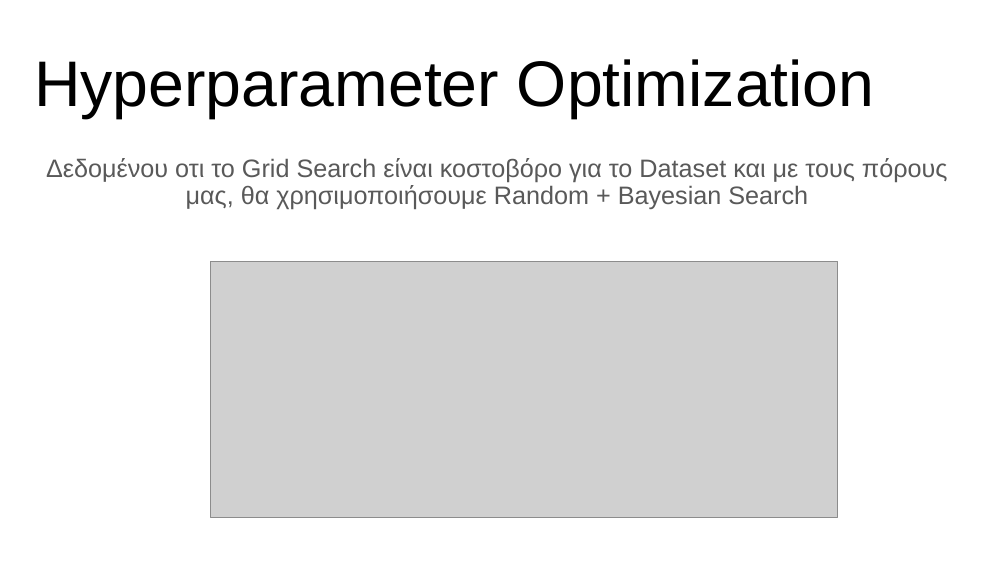
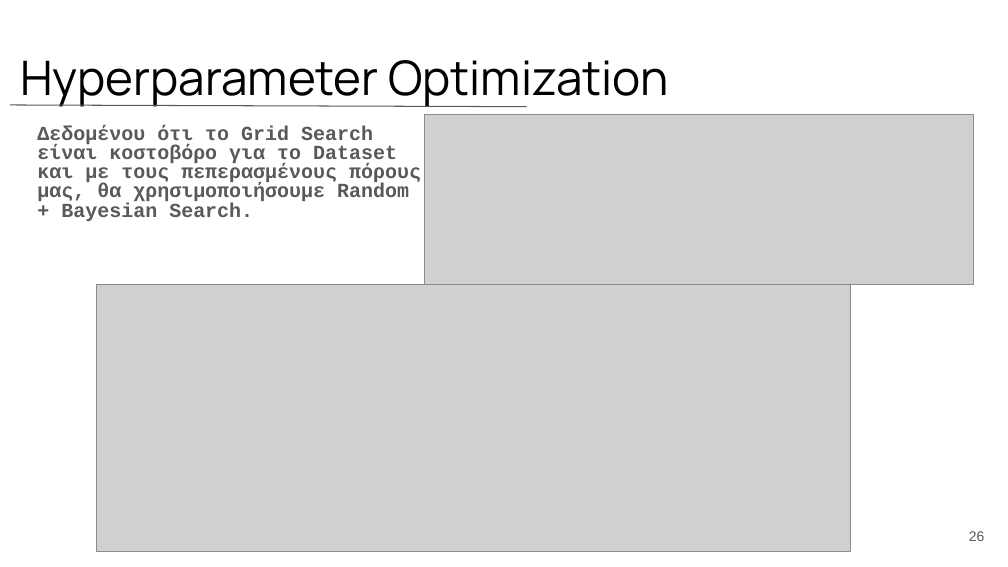
Before and after one commit to MwkosP/Mining-Intelligence, a slide deck: slide 26 of Thesis_Presentation_Panagiotis_Mokos.pptx (slide 32 before the commit). Drawn at 1008x567 pixels with LibreOffice and Linux fonts; fonts in the diff are those of the drawing; grey boxes stand for pictures. Boxes give left, top, right and bottom in pixels: in the first picture for what was removed or moved away, otherwise in the second. Text is boxed around its words. In the diff, an @@ line names an element or a change of style, - is before the commit and + after.

```diff
--- a/Thesis_Presentation_Panagiotis_Mokos.pptx
+++ b/Thesis_Presentation_Panagiotis_Mokos.pptx
@@ title "Hyperparameter Optimization": place and size @@
-title "Hyperparameter Optimization" at bbox=[34, 59, 875, 118]
+title "Hyperparameter Optimization" at bbox=[20, 60, 669, 107]
@@ title "Hyperparameter Optimization" at bbox=[20, 60, 669, 107]: size 46 to 34 pt, font Arial to Manrope @@
@@ line added from (10, 105) to (526, 107), #595959 0.75 pt @@
@@ picture added at bbox=[424, 115, 974, 285] @@
@@ subtitle at bbox=[37, 126, 421, 221]: text changed; size 18 to 14.3 pt; font Arial to Courier New; bold on @@
-Δεδομένου οτι το Grid Search είναι κοστοβόρο για το Dataset και με τους πόρους μας, θα χρησιμοποιήσουμε Random + Bayesian Search
+Δεδομένου ότι το Grid Search είναι κοστοβόρο για το Dataset και με τους πεπερασμένους πόρους μας, θα χρησιμοποιήσουμε Random + Bayesian Search.
@@ picture: place and size @@
-picture at bbox=[211, 261, 839, 517]
+picture at bbox=[97, 284, 851, 551]
@@ page number added at bbox=[969, 531, 985, 541], 10 pt, text #595959 @@
+26
```
Also in this commit, not shown: 10 other slides changed, 18 slides added, 25 slides removed.
